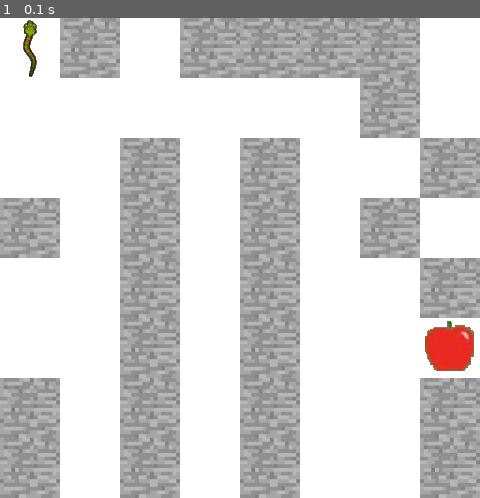
Above: before the commit, frame 1.
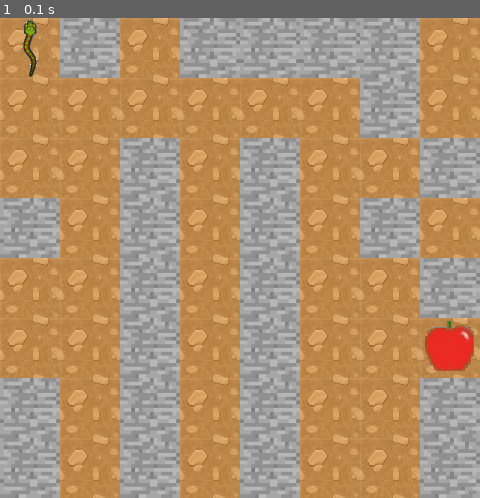
Above: after the commit, the same moment.

Repository: ella-arminta/snakegame
Game: pygame game, started from shortestTree.py
Two runs of this game, one before a commit and one after it. Both use one fixed random seed, a clock stepped at 60 frames per second and the inputs below.
Inputs:
- Up to frame 1 (0.1 s): no input

The runs differ from the first frame. In frame 1, 58% of the frame differs, in the area x 0-100%, y 0-100%.

Commit message:
ular transparent

Diff:
--- a/shortestTree.py
+++ b/shortestTree.py
@@ -89,9 +89,6 @@
 #         path[0] = path[0] - start.data
 #         path[1].pop(path[1].__len__()-1)
 #         return fixedPath
-class Snake:
-    def __init__(self):
-        pass
 class Game:
     def __init__(self,size=8):
         self.pixel = 60
@@ -111,11 +108,12 @@
         # buat windownya
         self.display = pygame.display.set_mode((self.pixel  * size,self.pixel *size))
         # Initialing RGB Color
-        color = (255, 255, 255)
+        color = (234,182,118)
         # Changing window color
         self.display.fill(color)
         # buat visual petanya
-
+        # buat snake
+        self.snake = Snake(self.display)
         self.drawMap()
         # self.play(True)
 
@@ -123,13 +121,15 @@
         for atas in range (len(self.map)):
             for kiri in range (len(self.map[atas])):
                 if self.map[atas][kiri].data == 5 : #kalo 5 = snake
-                    self.draw_snake(atas * self.pixel ,kiri * self.pixel )
+                    self.draw_land(atas * self.pixel ,kiri * self.pixel )
+                    self.snake.draw(atas * self.pixel ,kiri * self.pixel )
                 elif self.map[atas][kiri].data == 0: #kalo 0 : boleh di lewati
-                    # self.draw_land(atas * self.pixel ,kiri * self.pixel )
+                    self.draw_land(atas * self.pixel ,kiri * self.pixel )
                     pass
                 elif self.map[atas][kiri].data == 1: #kalo tembok : gk boleh di lewati
                     self.draw_wall(atas * self.pixel ,kiri * self.pixel )
                 elif self.map[atas][kiri].data == 3: #kalo end : tujuan /apple
+                    self.draw_land(atas * self.pixel ,kiri * self.pixel )
                     self.draw_apple(atas * self.pixel ,kiri * self.pixel )
 
 
@@ -162,11 +162,6 @@
                     running = False
             time.sleep(.1)
 
-    def draw_snake(self,atas,kiri):
-        image = pygame.image.load("snakegame/resources/snake60x60.png").convert()
-        image.set_colorkey((0, 0, 0))
-        self.display.blit(image,(kiri,atas))
-
     def draw_wall(self,atas,kiri):
         image = pygame.image.load("snakegame/resources/wall60x60.png").convert()
         self.display.blit(image,(kiri,atas))
@@ -180,7 +175,14 @@
         image = pygame.image.load("snakegame/resources/land60x60.jpg").convert()
         self.display.blit(image,(kiri,atas))
 
-
+class Snake:
+    def __init__(self,display):
+        self.display = display
+        self.image = pygame.image.load("snakegame/resources/snake60x60.png").convert()
+        self.image.set_colorkey((0, 0, 0))
+        self.position = 'DOWN' #pilihan : LEFT,RIGHT,UP,DOWN
+    def draw(self,atas,kiri):
+        self.display.blit(self.image,(kiri,atas))
 
 
 # t = Tree()
